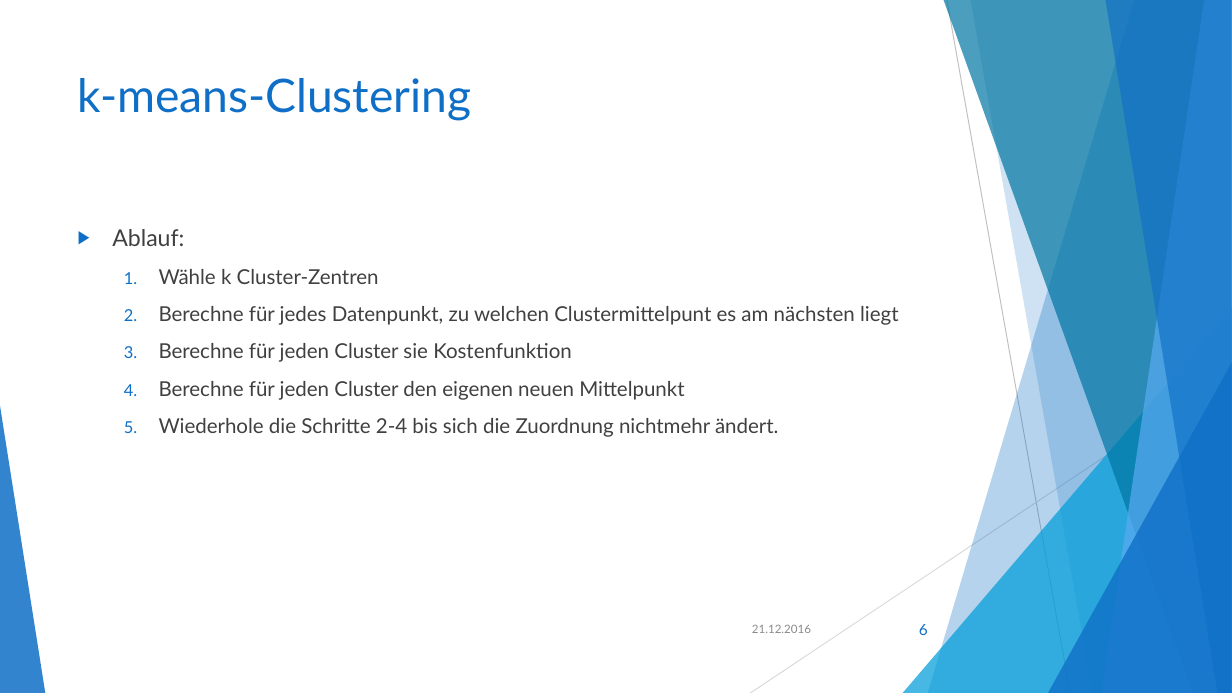
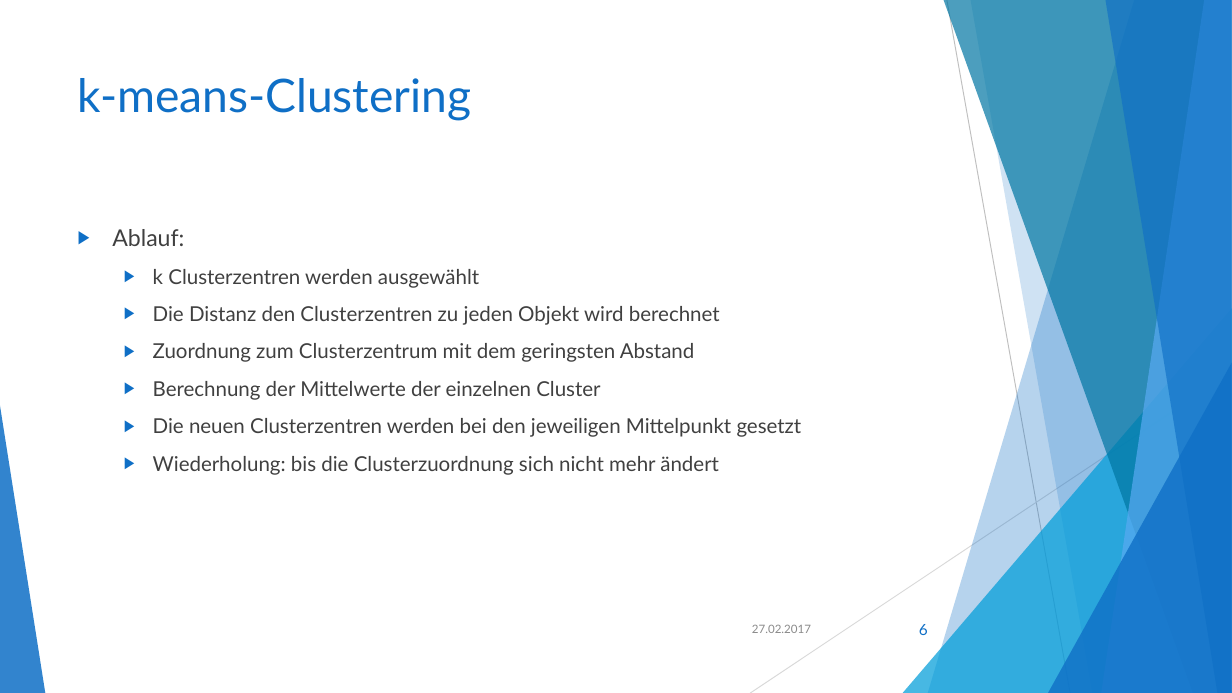
Before and after one commit to akio4800/fh, a slide deck: slide 6 of Klassifikation und Clustering.pptx. Drawn at 1232x693 pixels with LibreOffice and Linux fonts; fonts in the diff are those of the drawing. Boxes give left, top, right and bottom in pixels: in the first picture for what was removed or moved away, otherwise in the second. Text is boxed around its words. In the diff, an @@ line names an element or a change of style, - is before the commit and + after.

```diff
--- a/Klassifikation und Clustering.pptx
+++ b/Klassifikation und Clustering.pptx
@@ text at (153,269,802,475): text changed @@
-  1. Wähle k Cluster-Zentren
-  2. Berechne für jedes Datenpunkt, zu welchen Clustermittelpunt es am nächsten liegt
-  3. Berechne für jeden Cluster sie Kostenfunktion
-  4. Berechne für jeden Cluster den eigenen neuen Mittelpunkt
-  5. Wiederhole die Schritte 2-4 bis sich die Zuordnung nichtmehr ändert.
+  ▶ k Clusterzentren werden ausgewählt
+  ▶ Die Distanz den Clusterzentren zu jeden Objekt wird berechnet
+  ▶ Zuordnung zum Clusterzentrum mit dem geringsten Abstand
+  ▶ Berechnung der Mittelwerte der einzelnen Cluster
+  ▶ Die neuen Clusterzentren werden bei den jeweiligen Mittelpunkt gesetzt
+  ▶ Wiederholung: bis die Clusterzuordnung sich nicht mehr ändert
@@ text at (752,625,811,633): text changed @@
-21.12.2016
+27.02.2017
```
Also in this commit, not shown: 15 other slides changed, 3 slides added, 2 slides removed, 2 other files.
